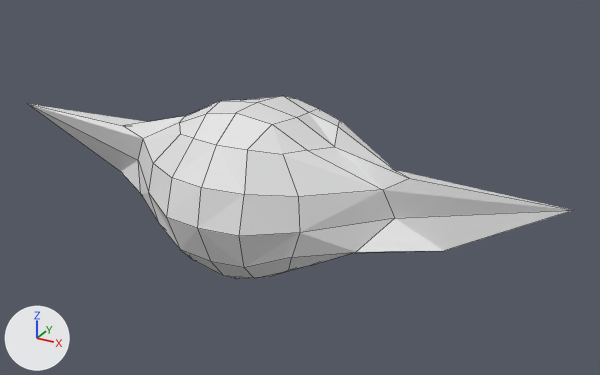
What one commit did to the COLLADA model build/Release/Cardinal3D_buffer2.dae.
One viewpoint serves both versions: a 50 mm lens placed at (9.54, -15.35, 8.21), pointed at (0.83, 0.49, 0.29). Lighting does not change. The marker at lower left points along +X, +Y and +Z. Mesh edges are drawn as thin lines.

Objects in the first picture: 'Node1'.
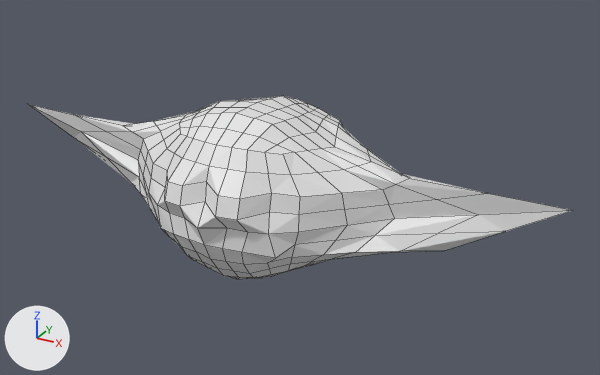
Location of each change, [x1, y1, x2, y2] in pixels of the pictures (600 x 375 px):
part 1 of me_mesh1, built on: before [149, 135, 395, 278]; after [29, 96, 566, 279]

The change in detail:
me_mesh1 is used by ob_node1; location (0.0, 0.0, 0.0).
me_mesh1 had 98 vertices, 96 faces and spanned x -7.22..7.15, y -2.52..2.56, z -1.82..2.42.
me_mesh1 now has 386 vertices, 384 faces and spans x -7.22..7.15, y -2.52..2.56, z -1.82..2.42.
me_mesh1 part 1: 1 vertex moved from x 0.92, y -2.07, z 1.12 to x 0.81, y -1.82, z 1.52; 9 vertices removed from x -0.96..1.98, y -2.35..-1.47, z -0.69..1.19; 297 vertices added at x -5.88..5.91, y -2.5..2.5, z -1.79..2.41.
